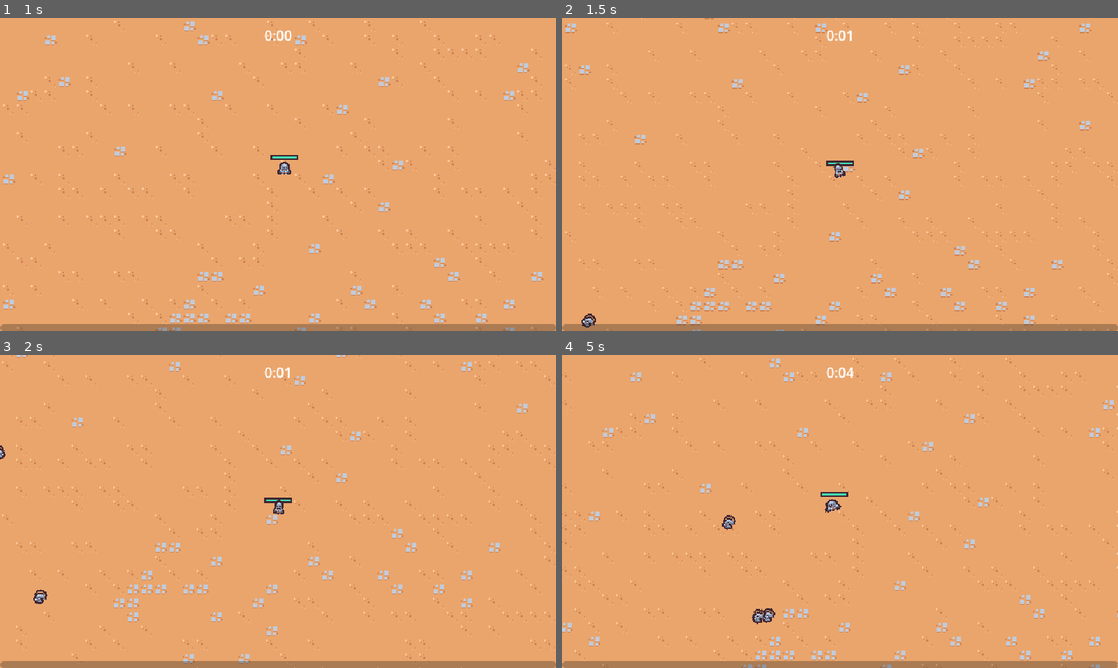
Above: before the commit, frames 1-4 (two rows, left to right).
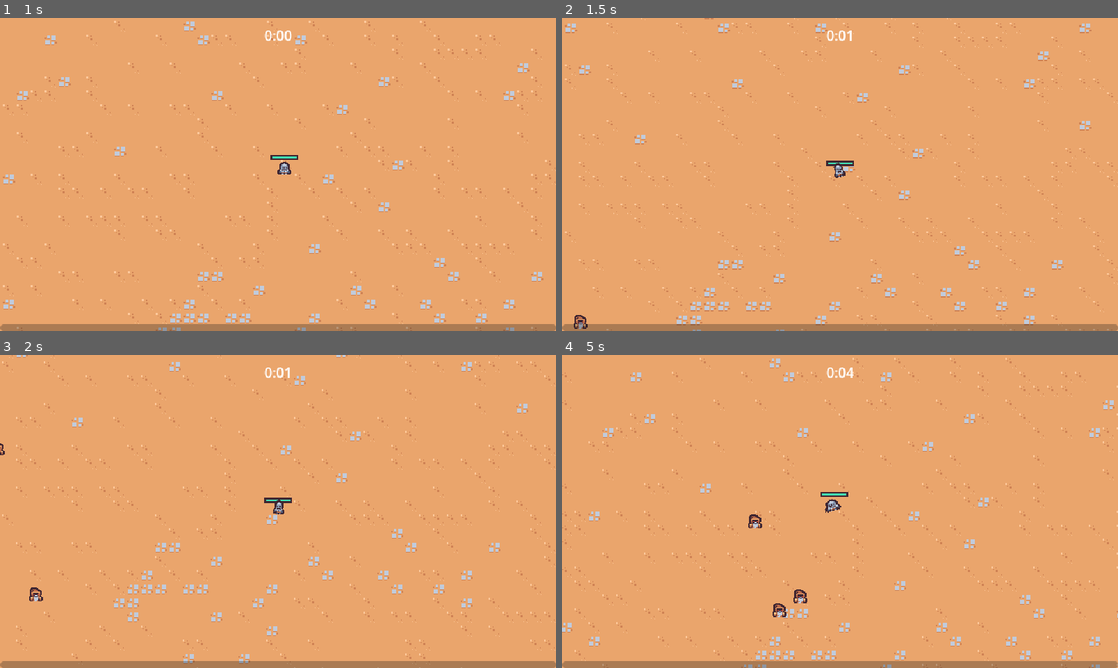
Above: after the commit, the same moments.

Repository: ShayQ/2DSurvivorGame
Game: Godot game, scene res://scenes/main/main.tscn
Same seed, same stepped clock (60 frames per second), same inputs: the game is played once before the commit and once after it.
Inputs (mouse positions are in pixels of both pictures, inside the frame that each line leads up to):
- Up to frame 1 (1 s): move the mouse to (400, 158) at 0.52 s; press the mouse at (400, 158) at 0.53 s; hold D (move_right) from 0.53 s (still down)
- Up to frame 2 (1.5 s): move the mouse to (728, 190) at 1.27 s; release D (move_right) at 1.28 s; release the mouse at (728, 190) at 1.28 s; hold S (move_down) from 1.28 s (still down); click (728, 190) at 1.35 s
- Up to frame 3 (2 s): keep holding S (move_down)
- Up to frame 4 (5 s): move the mouse to (895, 442) at 2.02 s; release S (move_down) at 2.03 s; press the mouse at (895, 442) at 2.03 s; hold D (move_right) 2.03-2.78 s; move the mouse to (812, 574) at 2.77 s; release the mouse at (812, 574) at 2.78 s; hold W (move_up) 2.78-3.53 s; click (812, 574) at 2.85 s; move the mouse to (1006, 558) at 3.52 s; press the mouse at (1006, 558) at 3.53 s; hold A (move_left) from 3.53 s (still down); move the mouse to (673, 464) at 4.27 s; release the mouse at (673, 464) at 4.28 s; click (673, 464) at 4.35 s

Frame 1 is identical in both runs. In frame 2, 0.1% of the frame differs, in the area x 2-7%, y 94-100%; in frame 3, 0.1%; in frame 4, 0.5%, in the area x 28-45%, y 50-86%.

Commit message:
added wizard enemy

Diff:
--- /dev/null
+++ b/scenes/component/velocity_component.gd
@@ -0,0 +1,30 @@
+extends Node
+
+@export var max_speed: int = 40
+@export var acceleration: float = 5
+
+var velocity = Vector2.ZERO
+
+
+func accelerate_to_player():
+	var owner_node2d = owner as Node2D
+	if owner_node2d == null:
+		return
+
+	var player = get_tree().get_first_node_in_group("player") as Node2D
+	if player == null:
+		return
+
+	var direction = (player.global_position - owner_node2d.global_position).normalized()
+	accelerate_in_direction(direction)
+
+
+func accelerate_in_direction(direction: Vector2):
+	var desired_velocity = direction * max_speed
+	velocity = velocity.lerp(desired_velocity, 1 - exp(-acceleration * get_process_delta_time()))
+
+
+func move(character_body: CharacterBody2D):
+	character_body.velocity = velocity
+	character_body.move_and_slide()
+	velocity = character_body.velocity
--- /dev/null
+++ b/scenes/component/velocity_component.tscn
@@ -0,0 +1,6 @@
+[gd_scene load_steps=2 format=3 uid="uid://cjc50uhtyviu4"]
+
+[ext_resource type="Script" path="res://scenes/component/velocity_component.gd" id="1_p4dqt"]
+
+[node name="VelocityComponent" type="Node"]
+script = ExtResource("1_p4dqt")
--- a/scenes/game_object/basic_enemy/basic_enemy.gd
+++ b/scenes/game_object/basic_enemy/basic_enemy.gd
@@ -1,21 +1,18 @@
 extends CharacterBody2D
 
-const MAX_SPEED = 40
-
-@onready var health_component: HealthComponent = $HealthComponent
 @onready var visuals = $Visuals
+@onready var velocity_component = $VelocityComponent
 
 func _process(delta: float) -> void:
-	var direction = get_direction_to_player()
-	velocity = direction * MAX_SPEED
-	move_and_slide()
+	velocity_component.accelerate_to_player()
+	velocity_component.move(self)
 
 	var move_sign = sign(velocity.x)
 	if move_sign != 0:
 		visuals.scale = Vector2(-move_sign, 1)
 
-func get_direction_to_player():
-	var player_node = get_tree().get_first_node_in_group("player") as Node2D
-	if player_node != null:
-		return (player_node.global_position - global_position).normalized()
-	return Vector2.ZERO
+#func get_direction_to_player():
+#	var player_node = get_tree().get_first_node_in_group("player") as Node2D
+#	if player_node != null:
+#		return (player_node.global_position - global_position).normalized()
+#	return Vector2.ZERO
--- a/scenes/game_object/basic_enemy/basic_enemy.tscn
+++ b/scenes/game_object/basic_enemy/basic_enemy.tscn
@@ -1,11 +1,39 @@
-[gd_scene load_steps=12 format=3 uid="uid://cfnotgrcfd5b4"]
+[gd_scene load_steps=13 format=3 uid="uid://cfnotgrcfd5b4"]
 
 [ext_resource type="Texture2D" uid="uid://cnjpydgtgxymi" path="res://scenes/game_object/basic_enemy/basic_enemy.png" id="1_55lfg"]
 [ext_resource type="Script" path="res://scenes/game_object/basic_enemy/basic_enemy.gd" id="1_mmwur"]
 [ext_resource type="PackedScene" uid="uid://dtfrlefukmyk7" path="res://scenes/component/health_component.tscn" id="2_err54"]
 [ext_resource type="PackedScene" uid="uid://cxlhpodd270qx" path="res://scenes/component/vial_drop_component.tscn" id="3_4jt3r"]
 [ext_resource type="PackedScene" uid="uid://crfschaviv6sp" path="res://scenes/component/death_component.tscn" id="4_a6sk8"]
+[ext_resource type="PackedScene" uid="uid://cjc50uhtyviu4" path="res://scenes/component/velocity_component.tscn" id="4_hssn4"]
 [ext_resource type="PackedScene" uid="uid://caanyaf6qmyeo" path="res://scenes/component/hurtbox_component.tscn" id="4_juk8u"]
+
+[sub_resource type="Animation" id="Animation_tchtc"]
+length = 0.001
+tracks/0/type = "value"
+tracks/0/imported = false
+tracks/0/enabled = true
+tracks/0/path = NodePath("Visuals/Sprite2D:position")
+tracks/0/interp = 1
+tracks/0/loop_wrap = true
+tracks/0/keys = {
+"times": PackedFloat32Array(0),
+"transitions": PackedFloat32Array(1),
+"update": 0,
+"values": [Vector2(0, 0)]
+}
+tracks/1/type = "value"
+tracks/1/imported = false
+tracks/1/enabled = true
+tracks/1/path = NodePath("Visuals/Sprite2D:rotation")
+tracks/1/interp = 1
+tracks/1/loop_wrap = true
+tracks/1/keys = {
+"times": PackedFloat32Array(0),
+"transitions": PackedFloat32Array(1),
+"update": 0,
+"values": [0.0]
+}
 
 [sub_resource type="Animation" id="Animation_gv0sv"]
 resource_name = "walk"
@@ -36,33 +64,6 @@
 "values": [0.174533, -0.174533, 0.174533, -0.174533, -0.174533]
 }
 
-[sub_resource type="Animation" id="Animation_tchtc"]
-length = 0.001
-tracks/0/type = "value"
-tracks/0/imported = false
-tracks/0/enabled = true
-tracks/0/path = NodePath("Visuals/Sprite2D:position")
-tracks/0/interp = 1
-tracks/0/loop_wrap = true
-tracks/0/keys = {
-"times": PackedFloat32Array(0),
-"transitions": PackedFloat32Array(1),
-"update": 0,
-"values": [Vector2(0, 0)]
-}
-tracks/1/type = "value"
-tracks/1/imported = false
-tracks/1/enabled = true
-tracks/1/path = NodePath("Visuals/Sprite2D:rotation")
-tracks/1/interp = 1
-tracks/1/loop_wrap = true
-tracks/1/keys = {
-"times": PackedFloat32Array(0),
-"transitions": PackedFloat32Array(1),
-"update": 0,
-"values": [0.0]
-}
-
 [sub_resource type="AnimationLibrary" id="AnimationLibrary_ars88"]
 _data = {
 "RESET": SubResource("Animation_tchtc"),
@@ -90,7 +91,10 @@
 [node name="HealthComponent" parent="." instance=ExtResource("2_err54")]
 
 [node name="VialDropComponent" parent="." node_paths=PackedStringArray("health_component") instance=ExtResource("3_4jt3r")]
+drop_percent = 0.35
 health_component = NodePath("../HealthComponent")
+
+[node name="VelocityComponent" parent="." instance=ExtResource("4_hssn4")]
 
 [node name="DeathComponent" parent="." node_paths=PackedStringArray("health_component", "sprite") instance=ExtResource("4_a6sk8")]
 health_component = NodePath("../HealthComponent")
--- /dev/null
+++ b/scenes/game_object/wizard_enemy/wizard_enemy.gd
@@ -0,0 +1,13 @@
+extends CharacterBody2D
+
+@onready var velocity_component = $VelocityComponent
+@onready var visuals = $Visuals
+
+
+func _process(delta):
+	velocity_component.accelerate_to_player()
+	velocity_component.move(self)
+
+	var move_sign = sign(velocity.x)
+	if move_sign != 0:
+		visuals.scale = Vector2(move_sign, 1)
--- /dev/null
+++ b/scenes/game_object/wizard_enemy/wizard_enemy.tscn
@@ -0,0 +1,51 @@
+[gd_scene load_steps=10 format=3 uid="uid://tgawt5iienv0"]
+
+[ext_resource type="Script" path="res://scenes/game_object/wizard_enemy/wizard_enemy.gd" id="1_7fhlc"]
+[ext_resource type="PackedScene" uid="uid://dtfrlefukmyk7" path="res://scenes/component/health_component.tscn" id="1_m6wsm"]
+[ext_resource type="Texture2D" uid="uid://b2u2lqxl1g6pg" path="res://scenes/game_object/wizard_enemy/wizard_enemy.png" id="1_pb4tb"]
+[ext_resource type="PackedScene" uid="uid://crfschaviv6sp" path="res://scenes/component/death_component.tscn" id="2_c0fg5"]
+[ext_resource type="PackedScene" uid="uid://cjc50uhtyviu4" path="res://scenes/component/velocity_component.tscn" id="2_vbpwc"]
+[ext_resource type="PackedScene" uid="uid://cxlhpodd270qx" path="res://scenes/component/vial_drop_component.tscn" id="4_1kfub"]
+[ext_resource type="PackedScene" uid="uid://caanyaf6qmyeo" path="res://scenes/component/hurtbox_component.tscn" id="4_lrctg"]
+
+[sub_resource type="CircleShape2D" id="CircleShape2D_5ctow"]
+radius = 8.0
+
+[sub_resource type="CircleShape2D" id="CircleShape2D_7kxmt"]
+radius = 4.0
+
+[node name="WizardEnemy" type="CharacterBody2D" groups=["enemy"]]
+collision_layer = 8
+collision_mask = 9
+script = ExtResource("1_7fhlc")
+
+[node name="HealthComponent" parent="." instance=ExtResource("1_m6wsm")]
+max_health = 30.0
+
+[node name="VelocityComponent" parent="." instance=ExtResource("2_vbpwc")]
+max_speed = 60
+acceleration = 2.0
+
+[node name="VialDropComponent" parent="." node_paths=PackedStringArray("health_component") instance=ExtResource("4_1kfub")]
+health_component = NodePath("../HealthComponent")
+
+[node name="DeathComponent" parent="." node_paths=PackedStringArray("health_component", "sprite") instance=ExtResource("2_c0fg5")]
+health_component = NodePath("../HealthComponent")
+sprite = NodePath("../Visuals/Sprite2D")
+
+[node name="Visuals" type="Node2D" parent="."]
+
+[node name="Sprite2D" type="Sprite2D" parent="Visuals"]
+texture = ExtResource("1_pb4tb")
+offset = Vector2(0, -8)
+
+[node name="HurtboxComponent" parent="." node_paths=PackedStringArray("health_component") instance=ExtResource("4_lrctg")]
+health_component = NodePath("../HealthComponent")
+
+[node name="CollisionShape2D" type="CollisionShape2D" parent="HurtboxComponent"]
+position = Vector2(0, -7)
+shape = SubResource("CircleShape2D_5ctow")
+
+[node name="CollisionShape2D" type="CollisionShape2D" parent="."]
+position = Vector2(0, -4)
+shape = SubResource("CircleShape2D_7kxmt")
--- a/scenes/manager/enemy_manager.tscn
+++ b/scenes/manager/enemy_manager.tscn
@@ -1,11 +1,11 @@
 [gd_scene load_steps=3 format=3 uid="uid://bst4woign1r8f"]
 
 [ext_resource type="Script" path="res://scenes/manager/enemy_manager.gd" id="1_puyia"]
-[ext_resource type="PackedScene" uid="uid://cfnotgrcfd5b4" path="res://scenes/game_object/basic_enemy/basic_enemy.tscn" id="2_j62jl"]
+[ext_resource type="PackedScene" uid="uid://tgawt5iienv0" path="res://scenes/game_object/wizard_enemy/wizard_enemy.tscn" id="2_rdp5f"]
 
 [node name="EnemyManager" type="Node"]
 script = ExtResource("1_puyia")
-basic_enemy_scene = ExtResource("2_j62jl")
+basic_enemy_scene = ExtResource("2_rdp5f")
 
 [node name="Timer" type="Timer" parent="."]
 one_shot = true
Binary file added: scenes/game_object/wizard_enemy/wizard_enemy.png
Not shown, added: scenes/game_object/wizard_enemy/wizard_enemy.png.import
